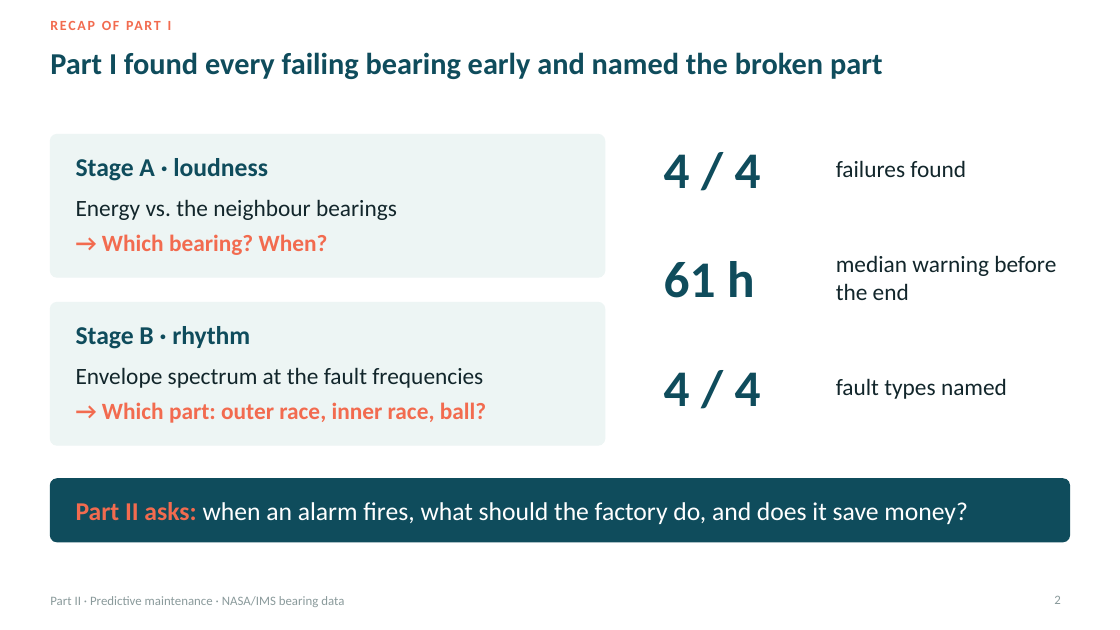
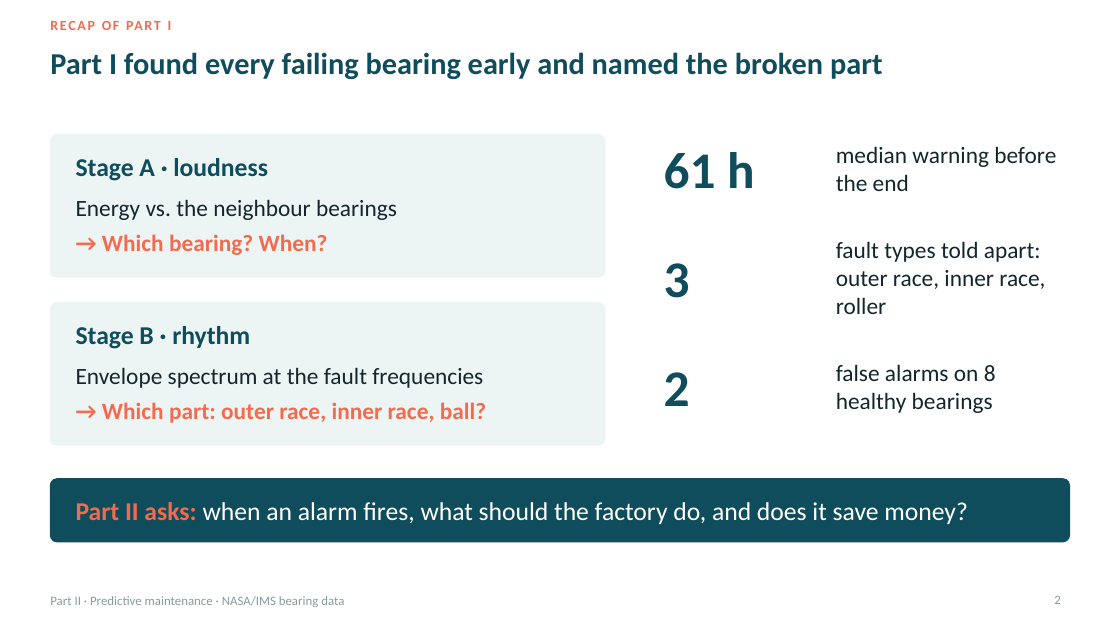
Before and after one commit to Adrian-Jotham/AISmartFactory, a slide deck: slide 2 of final.pptx. Drawn at 1120x630 pixels with LibreOffice and Linux fonts; fonts in the diff are those of the drawing. Boxes give left, top, right and bottom in pixels: in the first picture for what was removed or moved away, otherwise in the second. Text is boxed around its words. In the diff, an @@ line names an element or a change of style, - is before the commit and + after.

```diff
--- a/final.pptx
+++ b/final.pptx
@@ text at [836, 146, 1056, 191]: text changed @@
-failures found
+median warning before the end
@@ text at [664, 152, 755, 189]: text changed @@
-4 / 4
+61 h
@@ text at [664, 263, 690, 298]: text changed @@
-61 h
+3
@@ text at [836, 241, 1045, 314]: text changed @@
-median warning before the end
+fault types told apart: outer race, inner race, roller
@@ text at [664, 372, 690, 406]: text changed @@
-4 / 4
+2
@@ text at [836, 364, 996, 413]: text changed @@
-fault types named
+false alarms on 8 healthy bearings
```
Also in this commit, not shown: 9 other slides changed, 1 other file.
